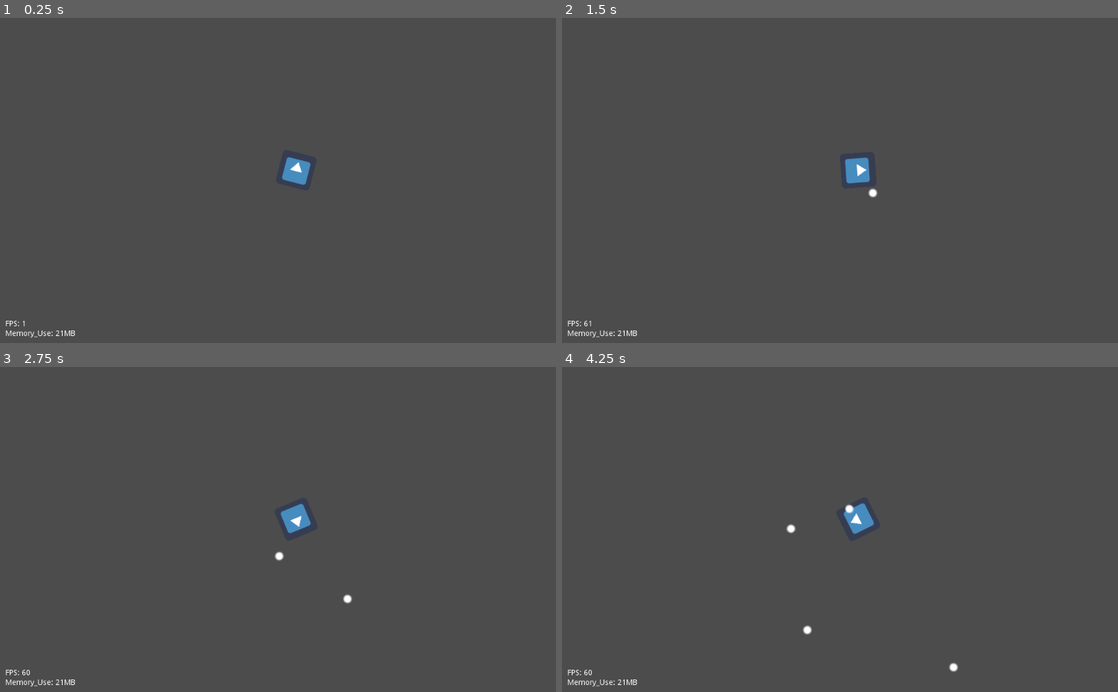
Above: before the commit, frames 1-4 (two rows, left to right).
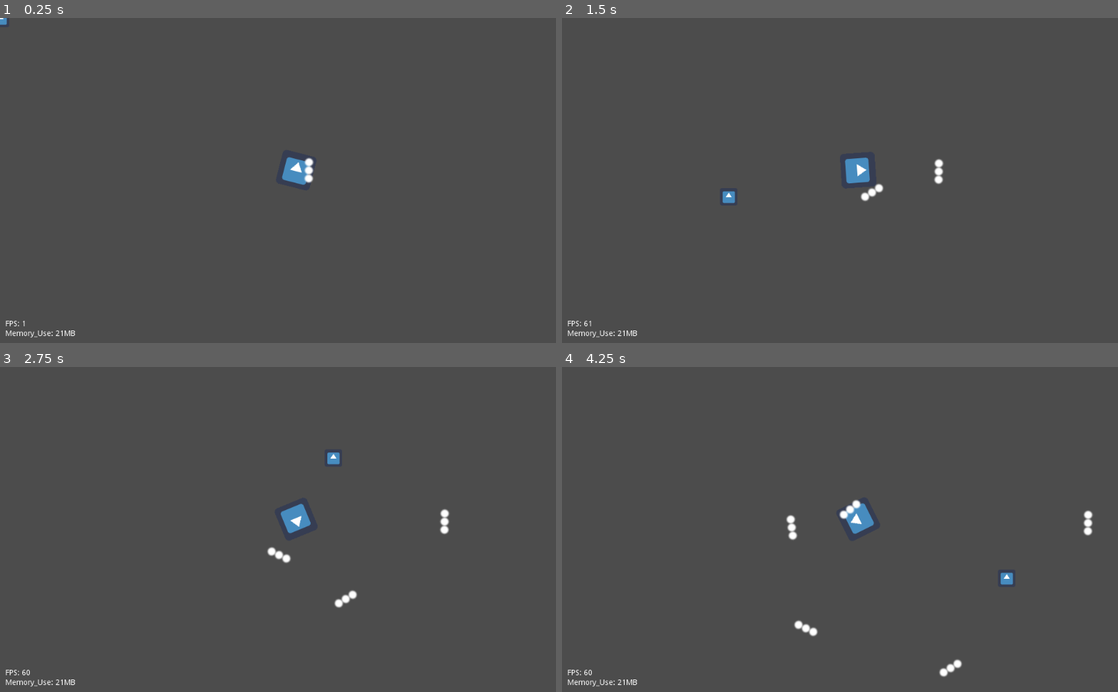
Above: after the commit, the same moments.

Repository: NosebleedPlant/Minnie-Danmaku-Tool
Game: Godot game, scene res://Scene/Danmaku_Base.tscn
Same seed, same stepped clock (60 frames per second), same inputs: the game is played once before the commit and once after it. The engine's default icon, where the game draws it, is replaced by a stand-in: a white triangle on a blue panel in a dark square.
Inputs (mouse positions are in pixels of both pictures, inside the frame that each line leads up to):
- Up to frame 1 (0.25 s): no input
- Up to frame 2 (1.5 s): tap Enter at 0.5 s; move the mouse to (962, 164) at 0.52 s; tap Ctrl at 0.6, 1.35 s; click (962, 164) at 0.67 s; move the mouse to (728, 196) at 1.27 s; click (728, 196) at 1.42 s
- Up to frame 3 (2.75 s): move the mouse to (333, 458) at 2.02 s; tap Ctrl at 2.1 s; click (333, 458) at 2.17 s
- Up to frame 4 (4.25 s): move the mouse to (812, 594) at 2.77 s; tap Ctrl at 2.85, 3.6 s; click (812, 594) at 2.92 s; move the mouse to (1006, 578) at 3.52 s; click (1006, 578) at 3.67 s

The runs differ from the first frame. In frame 1, 0.1% of the frame differs, in the area x 0-57%, y 0-51%; in frame 2, 0.3%; in frame 3, 0.4%; in frame 4, 0.6%, in the area x 40-96%, y 40-96%.

Commit message:
More editable params to Default bullet
added param for space between bullets and added dummy player for testing purposes.
Inprogress: collision detection and aiming

Diff:
--- a/Scene/Danmaku_Base.tscn
+++ b/Scene/Danmaku_Base.tscn
@@ -1,5 +1,6 @@
-[gd_scene load_steps=4 format=2]
+[gd_scene load_steps=5 format=2]
 
+[ext_resource path="res://Scene/Dummy_Player.tscn" type="PackedScene" id=1]
 [ext_resource path="res://Scripts/Danmaku_Base.gd" type="Script" id=2]
 [ext_resource path="res://Scripts/SystemInfoMonitoring.gd" type="Script" id=3]
 [ext_resource path="res://Scene/Default_Emitter.tscn" type="PackedScene" id=4]
@@ -47,3 +48,7 @@
 
 [node name="Default_Emitter" parent="." instance=ExtResource( 4 )]
 position = Vector2( 545.545, 280.962 )
+spray_count = 3
+spread_width = 30.0
+
+[node name="Dummy_Player" parent="." instance=ExtResource( 1 )]
--- a/Scene/Default_Bullet.tscn
+++ b/Scene/Default_Bullet.tscn
@@ -15,6 +15,7 @@
 # Called every frame. 'delta' is the elapsed time since the previous frame.
 func _process(delta):
 	move(delta)
+	return
 
 # Function that moves the bullet: Default is a straight line
 func move(delta):
@@ -22,7 +23,7 @@
 	motionVector.x *= cos(self.rotation)*bullet_acceleration
 	motionVector.y *= sin(self.rotation)*bullet_acceleration
 	self.position += motionVector*delta
-	pass
+	return
 "
 
 [node name="Default_Bullet" type="Node2D"]
--- /dev/null
+++ b/Scene/Dummy_Player.tscn
@@ -0,0 +1,19 @@
+[gd_scene load_steps=4 format=2]
+
+[ext_resource path="res://icon.png" type="Texture" id=1]
+[ext_resource path="res://Scripts/Dummy_Player.gd" type="Script" id=2]
+
+[sub_resource type="RectangleShape2D" id=1]
+extents = Vector2( 14.427, 14.688 )
+
+[node name="Dummy_Player" type="Node2D"]
+script = ExtResource( 2 )
+
+[node name="Sprite" type="Sprite" parent="."]
+scale = Vector2( 0.5, 0.5 )
+texture = ExtResource( 1 )
+
+[node name="Area2D" type="Area2D" parent="."]
+
+[node name="CollisionShape2D" type="CollisionShape2D" parent="Area2D"]
+shape = SubResource( 1 )
--- a/Scripts/Default_Bullet.gd
+++ b/Scripts/Default_Bullet.gd
@@ -1,7 +1,10 @@
 extends Node2D
 
 #EDITABLE VALUES
+export var bullet_radius = 0
 export var bullet_acceleration = 100
+#GLOBALS
+var collided = false
 
 # Called when the node enters the scene tree for the first time.
 func _ready():
@@ -17,3 +20,9 @@
 	motionVector.x *= cos(self.rotation)*bullet_acceleration
 	motionVector.y *= sin(self.rotation)*bullet_acceleration
 	self.position += motionVector*delta
+
+func collision_detection(playerVec:Vector2):
+	#collsions do not use Area 2D to reduce processing cost if using differently shaped bullet please change this code
+	if(self.position.direction_to(playerVec)<=bullet_radius):
+		collided = true;
+	return
--- a/Scripts/Default_Emitter.gd
+++ b/Scripts/Default_Emitter.gd
@@ -3,44 +3,93 @@
 #LOADED DEPENDENCIES
 var _Bullet = preload("res://Scene/Default_Bullet.tscn")
 
-#EDITABLE PARAMETERS
+#EDITABLE PARAMETERS:
+#transformation params:
+#export (float, EXP,-360,360)var starting_angle = 0 setget set_starting_angle
 export (float, EXP,-360,360)var rotation_rate = 1#rate of eimiter rotaiotn
-export var spray_cooldown = 1#cooldown between shots
-#bulletcount
-#initial wait before shooting starts
-#aiming
-
-#THE FOLLOWING SHOULD BE RANDOMIZABLE AND PSEUDO RANDOMIZABLE
-#starting angle
-#spread type
-#spread size
-#x-offset from emitter
-#y-offset from emitter
+export (Vector2)var bullet_offset#offset from emitter origin
+#shot params:
+export (float)var spray_cooldown = 1#cooldown between shots
+export var spray_count = 1#bulletcount in a single spray
+export (float)var spread_width=0#spread width between bullets
+export (float, EXP,-360,360)var spread_angle=0 setget set_spread_angle#spread angle between bullets
+#modulate direction +-
+#modulate speed?
+#aiming params:
+#export (bool)var aiming = false#aiming
+#export var aim_offset = 0#offset from player
+#export var aime_delay = 0#delay in player tracking
+#unified bullet params:
 #bullet lifespan
+#destruct on exit
+#bullet moves relative to emitter
 
 #GLOBALS
-var time = 0
+var time = spray_cooldown
 var shoot_period = 0
+var spread_enabled = false
 
 # Called when the node enters the scene tree for the first time.
 func _ready():
-	pass
+	return
 
 # Called every frame. 'delta' is the elapsed time since the previous frame.
 func _process(delta):
 	rotation(delta)
 	shoot(delta)
+	return
 
 func rotation(delta):
 	self.rotation += rotation_rate*delta
 	if(self.rotation_degrees >= 360 or self.rotation_degrees <= -360):
 		self.rotation_degrees = 0
+	return
 
 func shoot(delta):
 	time += delta
+	var childBullets = []
 	if(time>=spray_cooldown):
+		childBullets = instance_bullet(childBullets)
+		childBullets = set_bullet_position(childBullets)
+		if(spread_enabled):childBullets = set_bullet_rotation(childBullets)
+		for bullet in childBullets:
+			self.get_parent().add_child(bullet)
+			bullet.add_to_group("bullet_pool")
+		time = 0
+	return
+
+func instance_bullet(childBullets):
+	for i in spray_count:
 		var bullet = _Bullet.instance()
-		bullet.position = self.position
+		bullet.position = self.position+bullet_offset
 		bullet.rotation = self.rotation
-		self.get_parent().add_child(bullet)
-		time = 0
+		childBullets.append(bullet)
+	return childBullets
+
+func set_bullet_position(childBullets):
+	if(spray_count > 1&&spread_width>0):
+		var spread = (spread_width/2)*-1
+		var spread_increment = spread_width/(spray_count-1)
+		var angle = self.rotation+deg2rad(90)
+		for bullet in childBullets:
+			var new_pos = Vector2(spread*cos(angle),spread*sin(angle))
+			bullet.translate(new_pos)
+			spread+=spread_increment
+	return childBullets
+
+func set_bullet_rotation(childBullets):
+	if(spread_enabled):
+		var spread_angle_increment = spread_angle/(spray_count-1)
+		var curr_angle = (spread_angle/2)*-1
+		for bullet in childBullets:
+			bullet.rotation += curr_angle
+			curr_angle+=spread_angle_increment
+	return childBullets
+
+func set_spread_angle(degs):
+	spread_angle = deg2rad(degs)
+	if(spray_count > 1&&spread_angle!=0.0):
+		spread_enabled = true
+	else:
+		spread_enabled = false
+	return
--- /dev/null
+++ b/Scripts/Dummy_Player.gd
@@ -0,0 +1,10 @@
+extends Node2D
+
+# Called when the node enters the scene tree for the first time.
+func _ready():
+	pass # Replace with function body.
+
+# Called every frame. 'delta' is the elapsed time since the previous frame.
+func _process(delta):
+	self.position = get_global_mouse_position()
+	pass
